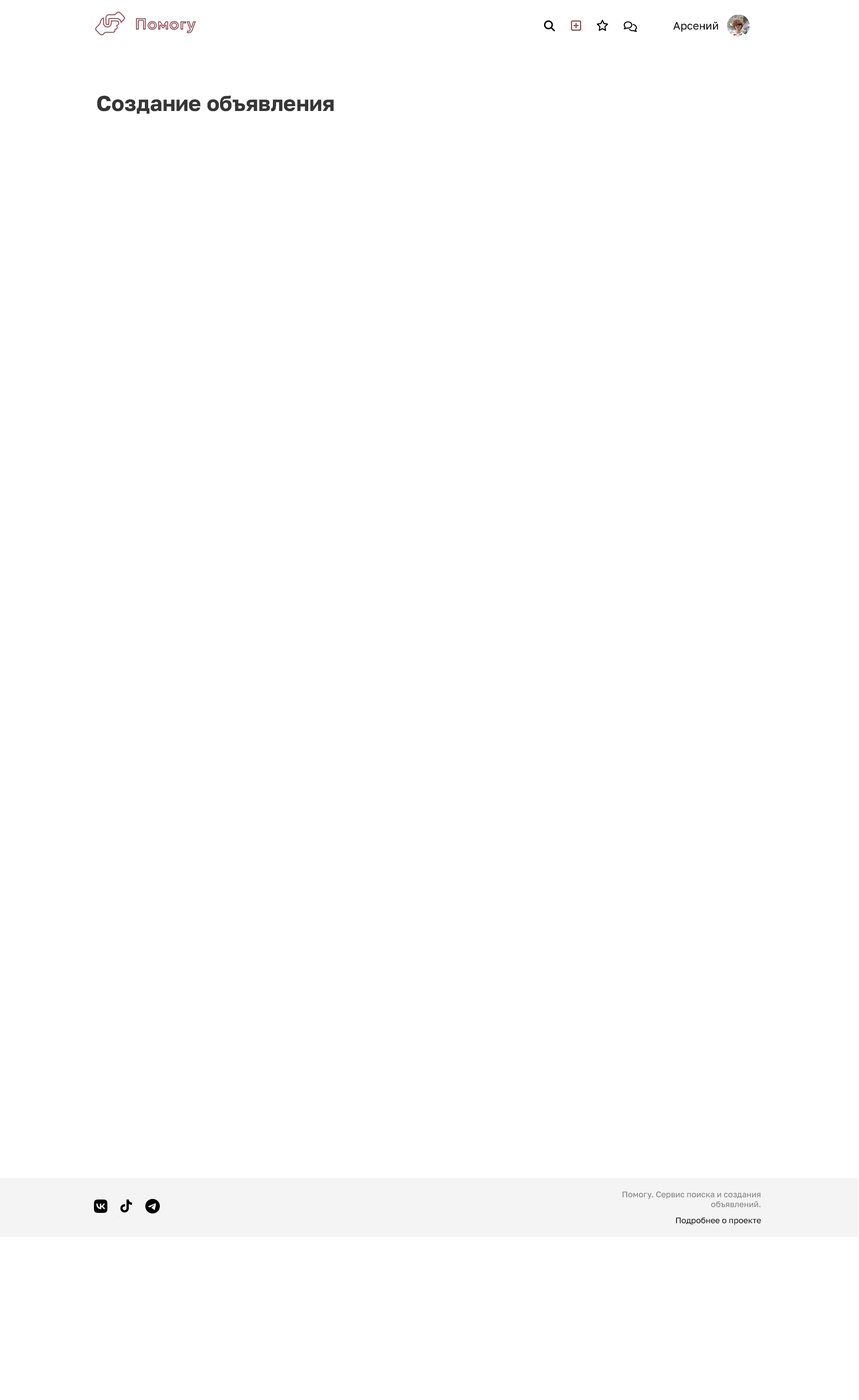
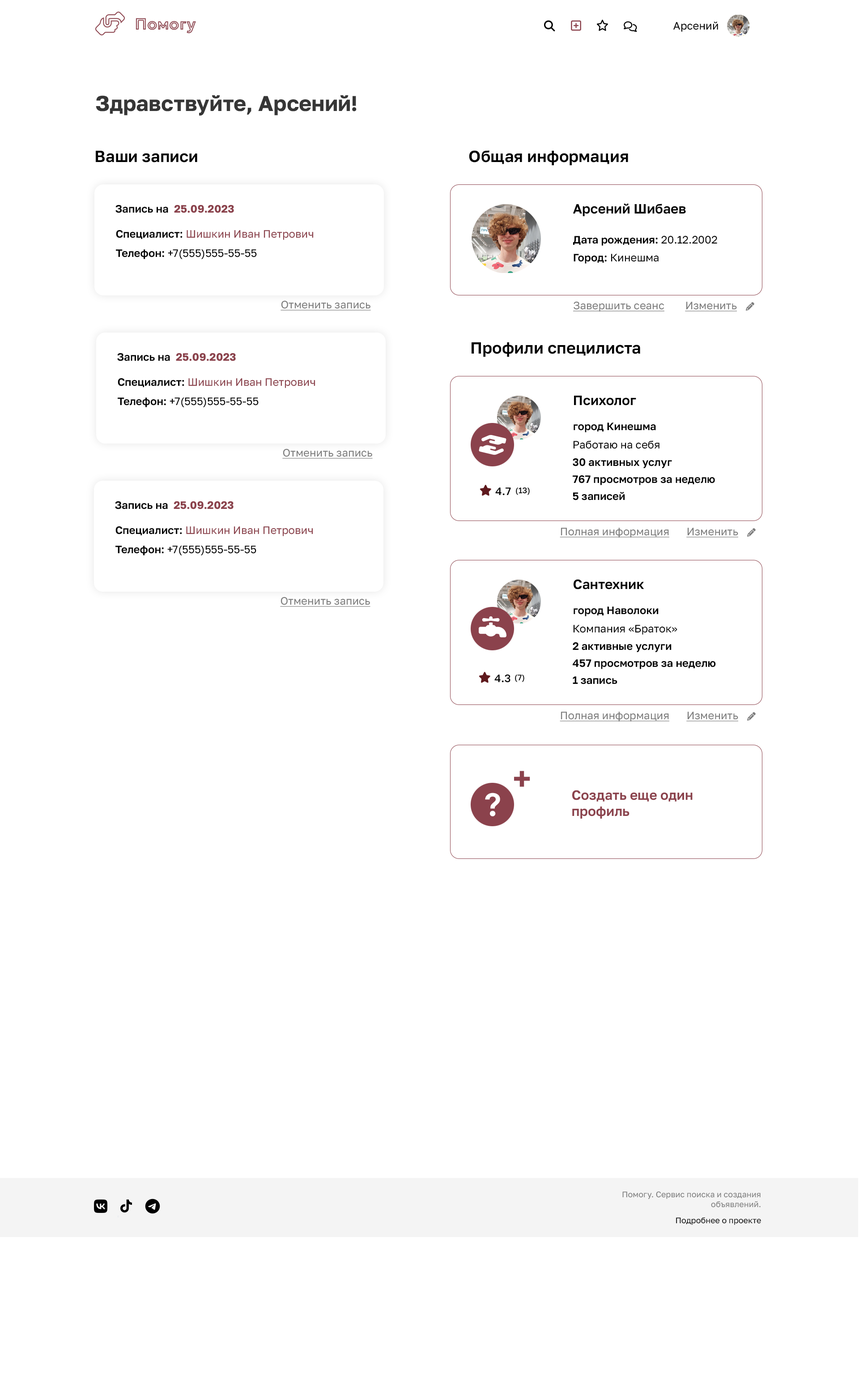
Layer changes from the first 859×1400 image to the second:
added layer "Создать еще один профиль" in group "Главная страница" over [572, 790, 693, 819]
added layer "Слой 9" in group "Главная страница" over [470, 782, 515, 827]
added layer "Прямоугольник, скругл. углы 2" (1st of 7, in "Главная страница") in group "Главная страница" over [450, 744, 763, 859]
added layer "Слой 7" in group "Главная страница" over [470, 606, 515, 651]
added layer "Слой 6" in group "Главная страница" over [497, 579, 542, 624]
added layer "Прямоугольник, скругл. углы 2" (2nd of 7, in "Главная страница") in group "Главная страница" over [450, 559, 763, 706]
added layer "Прямоугольник, скругл. углы 2" (3rd of 7, in "Главная страница") in group "Главная страница" over [450, 376, 763, 522]
added layer "Специалист: Шишкин Иван Петрович" (1st of 3, in "Главная страница") in group "Главная страница" over [115, 526, 314, 537]
added layer "Прямоугольник, скругл. углы 2" (4th of 7, in "Главная страница") in group "Главная страница" over [94, 480, 384, 592]
added layer "Специалист: Шишкин Иван Петрович" (2nd of 3, in "Главная страница") in group "Главная страница" over [117, 378, 316, 389]
added layer "Прямоугольник, скругл. углы 2" (5th of 7, in "Главная страница") in group "Главная страница" over [96, 332, 386, 444]
renamed "Создание объявления" to "Здравствуйте, Арсений!", painted on it over [95, 94, 357, 116]
added layer "Слой 3" in group "Авторизован" over [471, 204, 542, 274]
added layer "Прямоугольник, скругл. углы 2" (6th of 7, in "Главная страница" › "Header" › "Авторизован") in group "Авторизован" over [94, 184, 385, 296]
added layer "Общая информация" in group "Авторизован" over [469, 150, 629, 166]
added layer "Профили специлиста" in group "Авторизован" over [471, 341, 641, 358]
added layer "Прямоугольник, скругл. углы 2" (7th of 7, in "Главная страница" › "Header" › "Авторизован") in group "Авторизован" over [450, 184, 763, 296]
…and 47 more changes (47 added)
